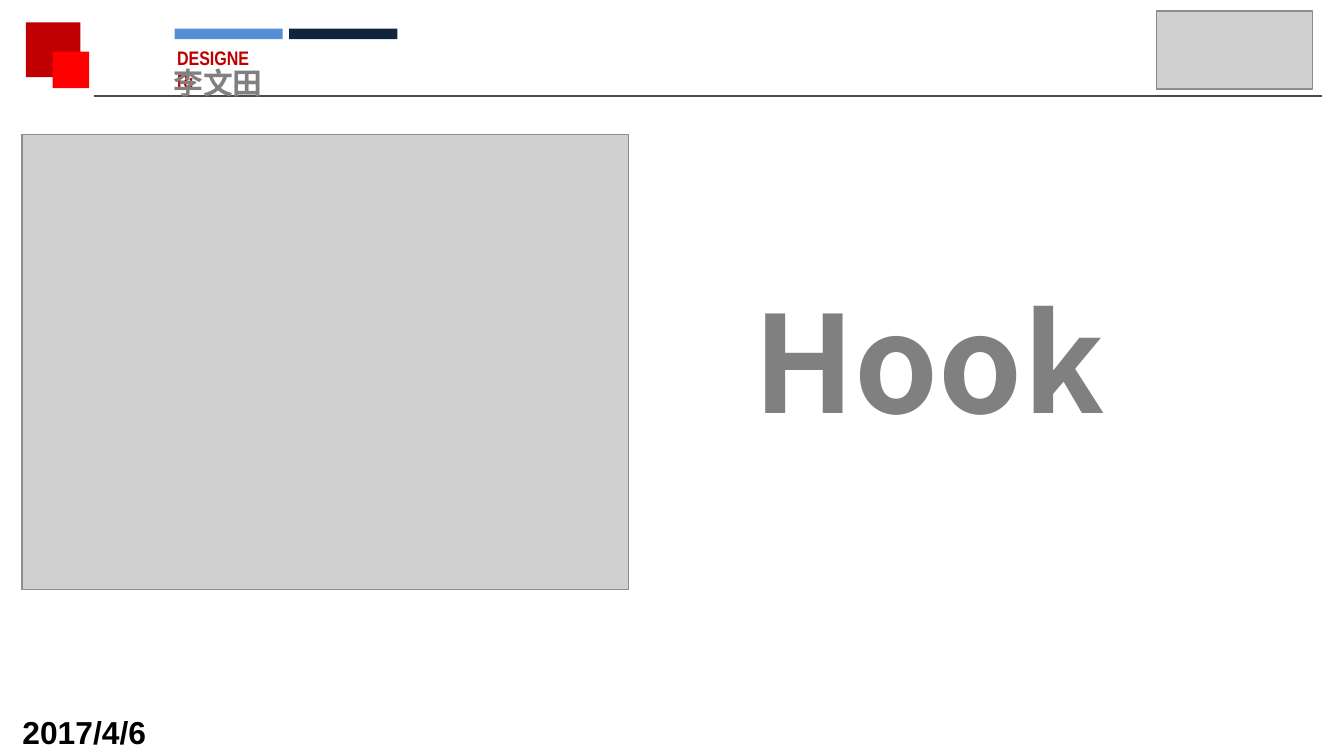
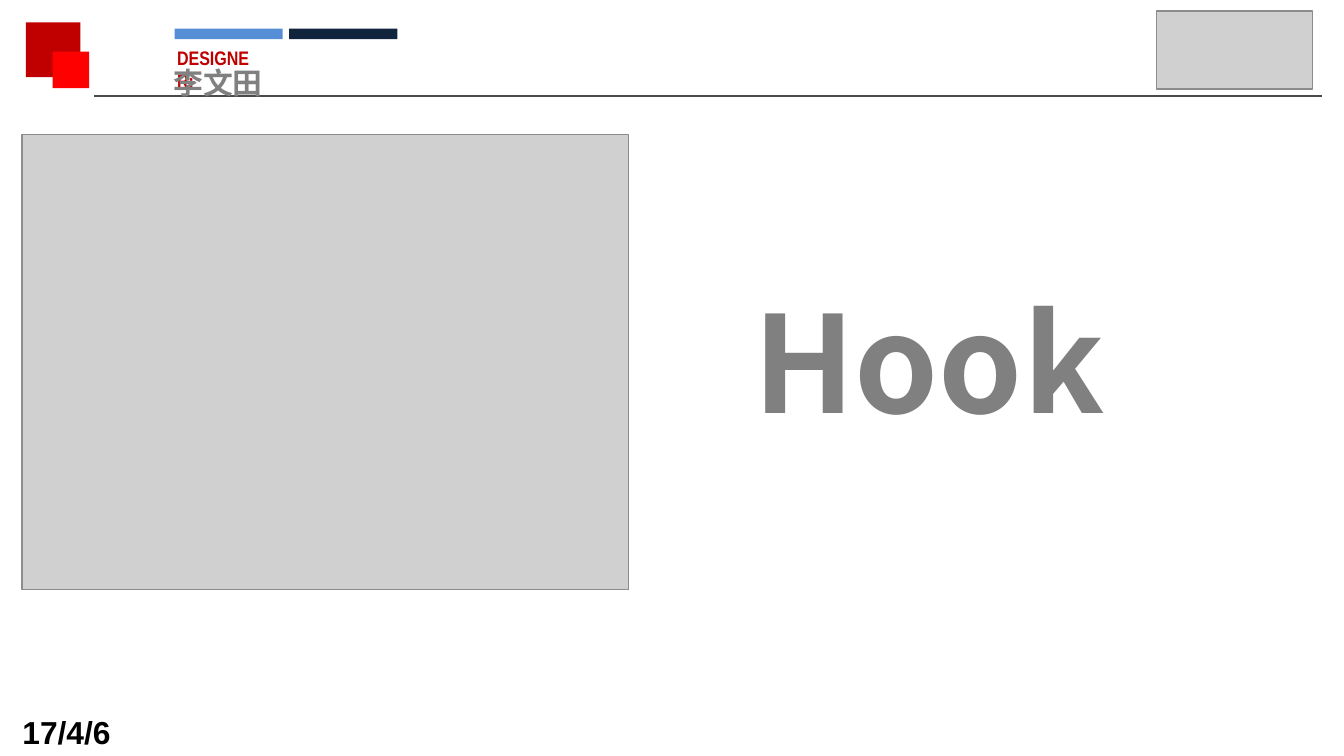
Before and after one commit to dingjikerbo/Android-Interview, a slide deck: slide 1 of 技术分享.pptx. Drawn at 1344x756 pixels with LibreOffice and Linux fonts; fonts in the diff are those of the drawing; grey boxes stand for pictures; background and template pictures are left out. Boxes give left, top, right and bottom in pixels: in the first picture for what was removed or moved away, otherwise in the second. Text is boxed around its words. In the diff, an @@ line names an element or a change of style, - is before the commit and + after.

```diff
--- a/技术分享.pptx
+++ b/技术分享.pptx
@@ text at (x1=22, y1=721, x2=110, y2=745): text changed @@
-2017/4/6
+17/4/6
```
Also in this commit, not shown: 4 other slides changed, 1 slide added, 18 other files.
